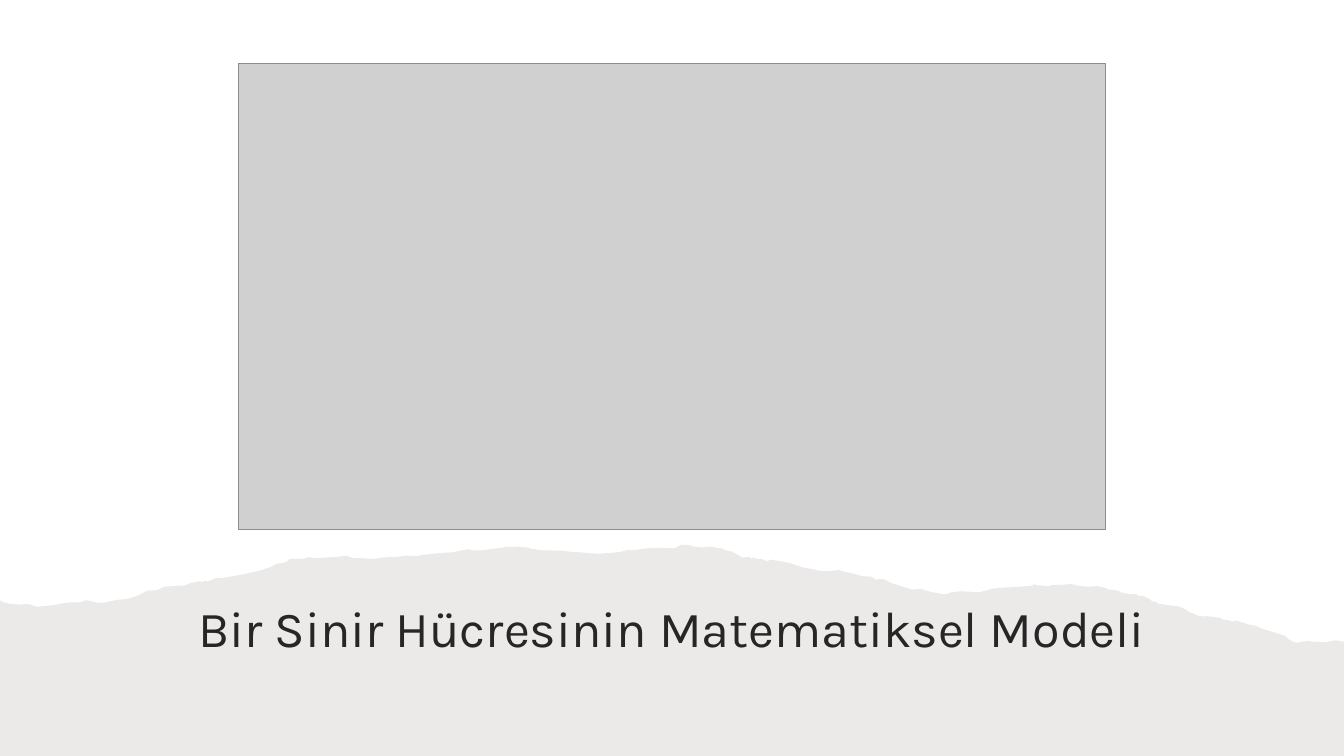
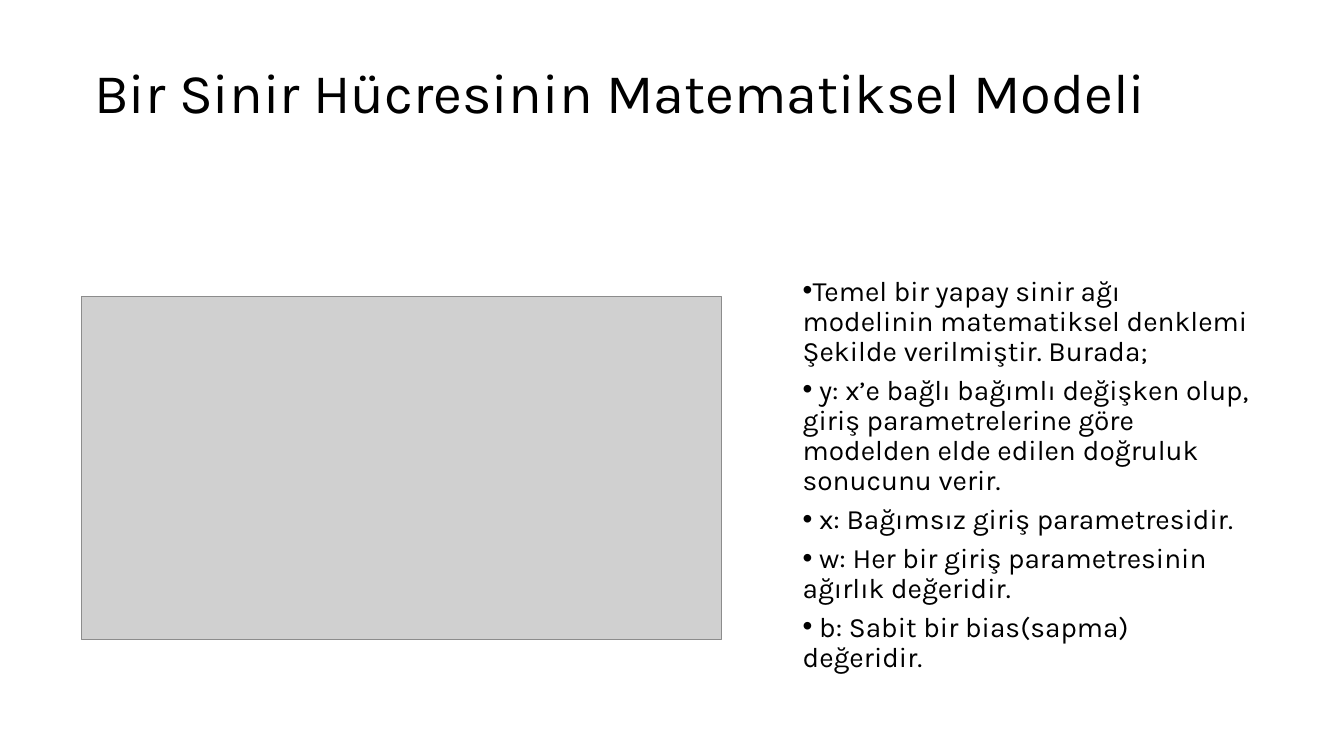
Before and after one commit to Ozgursutcu/Yazgem, a slide deck: slide 6 of Deep_learning/Yapay_sinir_aglari.pptx. Drawn at 1344x756 pixels with LibreOffice and Linux fonts; fonts in the diff are those of the drawing; grey boxes stand for pictures. Boxes give left, top, right and bottom in pixels: in the first picture for what was removed or moved away, otherwise in the second. Text is boxed around its words. In the diff, an @@ line names an element or a change of style, - is before the commit and + after.

```diff
--- a/Deep_learning/Yapay_sinir_aglari.pptx
+++ b/Deep_learning/Yapay_sinir_aglari.pptx
@@ rectangle added at [0, 0, 1344, 192], fill #FFFFFF @@
@@ text "Bir Sinir Hücresinin Matematiksel Modeli": place and size @@
-text "Bir Sinir Hücresinin Matematiksel Modeli" at [198, 612, 1145, 648]
+text "Bir Sinir Hücresinin Matematiksel Modeli" at [94, 74, 1145, 114]
@@ text "Bir Sinir Hücresinin Matematiksel Modeli" at [94, 74, 1145, 114]: size 36 to 40 pt, text colour #262626 to #000000; alignment centre to left; vertical alignment bottom to middle @@
@@ picture: place and size @@
-picture at [239, 64, 1106, 529]
+picture at [82, 296, 722, 640]
@@ text added at [803, 281, 1248, 674], 20 pt, text #000000 @@
+• Temel bir yapay sinir ağı modelinin matematiksel denklemi Şekilde verilmiştir. Burada;
+• y: x’e bağlı bağımlı değişken olup, giriş parametrelerine göre modelden elde edilen doğruluk sonucunu verir.
+• x: Bağımsız giriş parametresidir.
+• w: Her bir giriş parametresinin ağırlık değeridir.
+• b: Sabit bir bias(sapma) değeridir.
@@ freeform shape removed at [0, 544, 1344, 756] @@
```
Also in this commit, not shown: 5 slides added, 1 slide removed, 3 other files.
